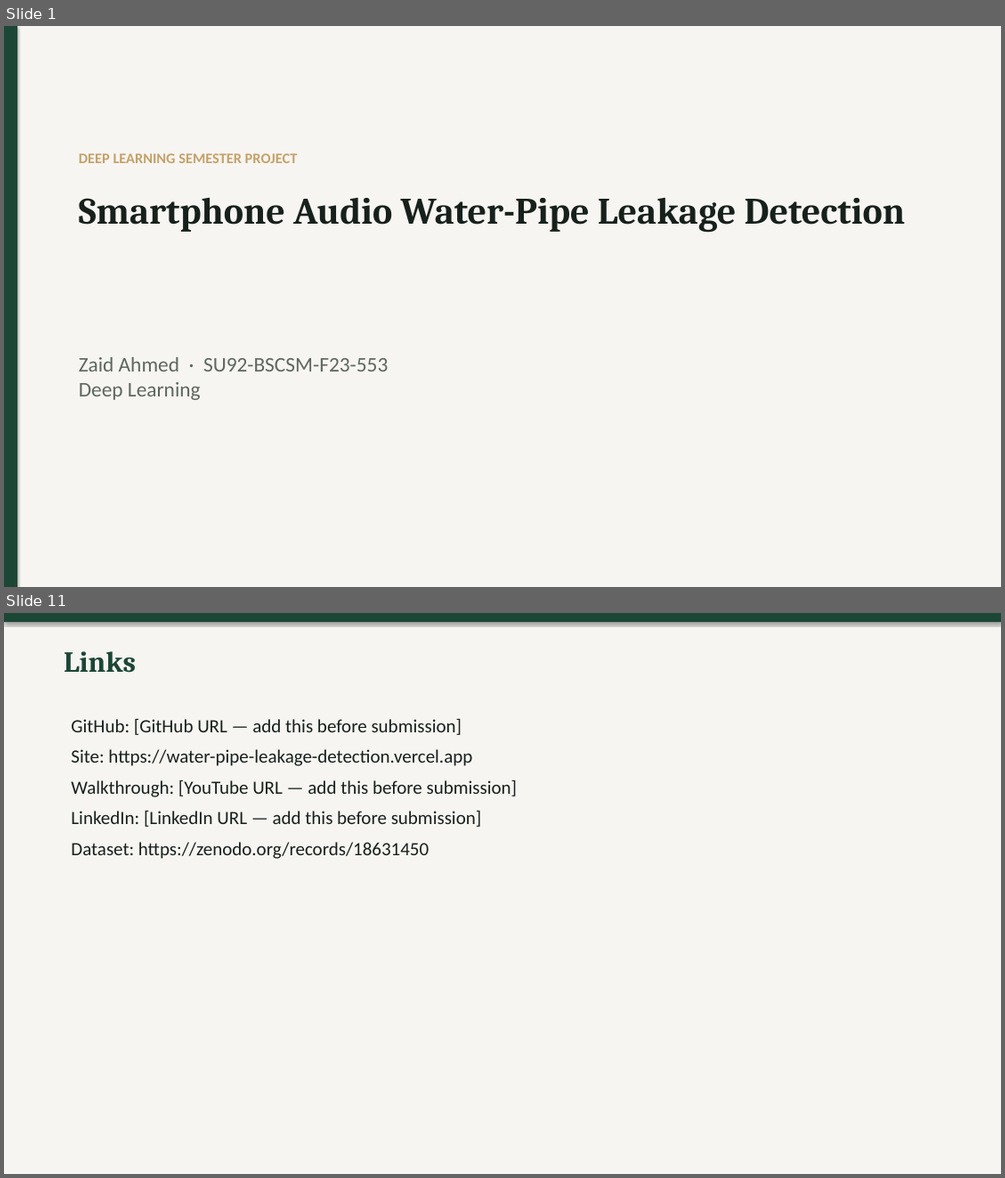
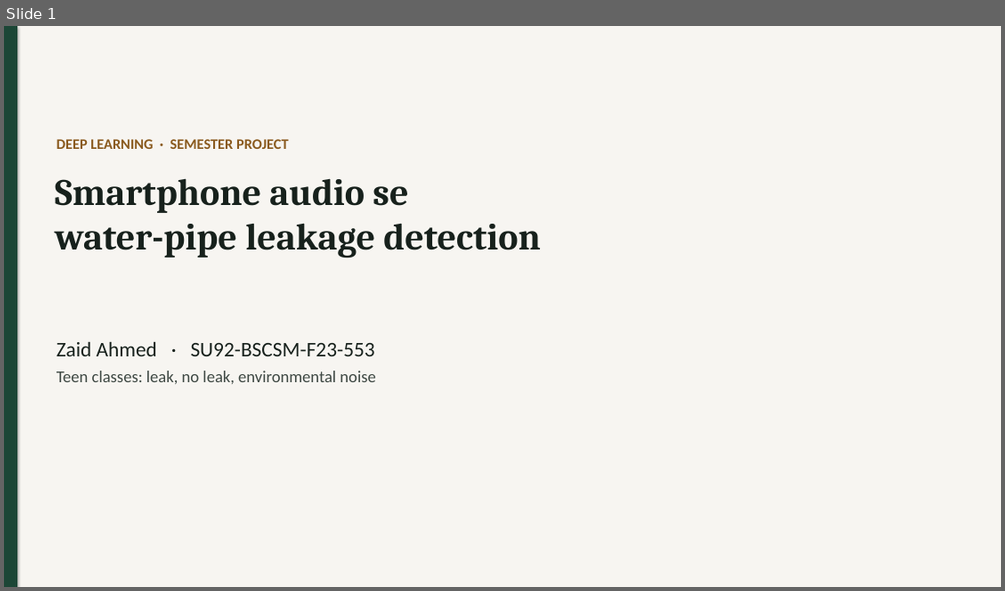
Before and after one commit to Zaidranjha095/water-pipe-leakage-detection, a slide deck: presentation/presentation.pptx. Shown one above the other, each under a label of ours: slides 1 and 11 before the commit, slide 1 after it; the slides between them are not shown. The pictures are 1005x1178 and 1005x591 pixels, drawn with LibreOffice and Linux fonts; fonts in the diff are those of the drawing. Boxes give left, top, right and bottom in pixels: in the first picture for what was removed or moved away, otherwise in the second. Text is boxed around its words. In the diff, an @@ line names an element or a change of style, - is before the commit and + after.

```diff
--- a/presentation/presentation.pptx
+++ b/presentation/presentation.pptx
@@ slide 11 removed at [4, 613, 1001, 1174], background #FFFFFF @@
@@ rectangle removed at [4, 613, 1001, 1174] @@
@@ rectangle removed at [4, 613, 1001, 622] @@
@@ text removed at [64, 651, 136, 673] @@
-Links
@@ text removed at [71, 719, 518, 859] @@
-GitHub: [GitHub URL — add this before submission]
-Site: https://water-pipe-leakage-detection.vercel.app
-Walkthrough: [YouTube URL — add this before submission]
-LinkedIn: [LinkedIn URL — add this before submission]
-Dataset: https://zenodo.org/records/18631450
@@ slide 1 changed as well @@
@@ background #FFFFFF to #F7F5F1 @@
@@ rectangle removed at [4, 26, 1001, 587] @@
@@ text at [57, 139, 289, 149]: text changed; text colour #C4A16A to #8A5A1E @@
-DEEP LEARNING SEMESTER PROJECT
+DEEP LEARNING · SEMESTER PROJECT
@@ text at [55, 178, 541, 258]: text changed @@
-Smartphone Audio Water-Pipe Leakage Detection
+Smartphone audio se
+water-pipe leakage detection
@@ text at [57, 341, 375, 356]: text changed; text colour #5C675F to #17211C @@
-Zaid Ahmed · SU92-BSCSM-F23-553
-Deep Learning
+Zaid Ahmed · SU92-BSCSM-F23-553
@@ text added at [57, 370, 375, 384], 16 pt, text #3E4843 @@
+Teen classes: leak, no leak, environmental noise
```
Also in this commit, not shown: 2 other slides changed, 8 slides added, 7 other slides removed, 22 other files.
